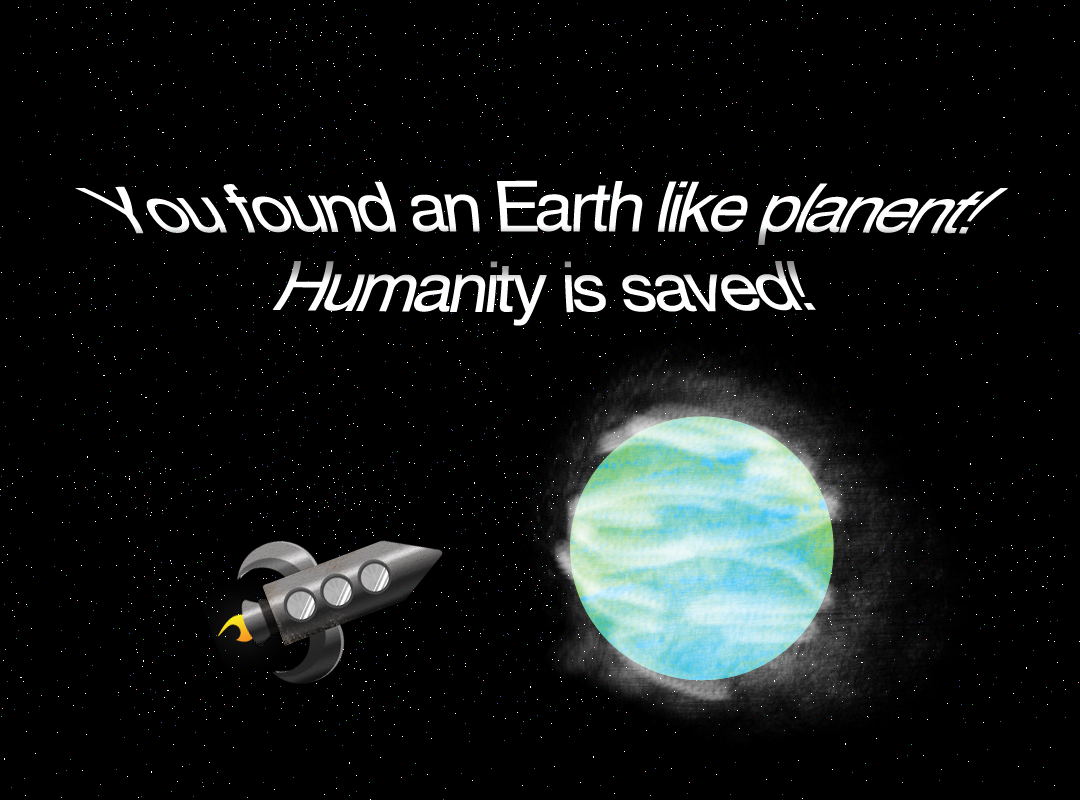
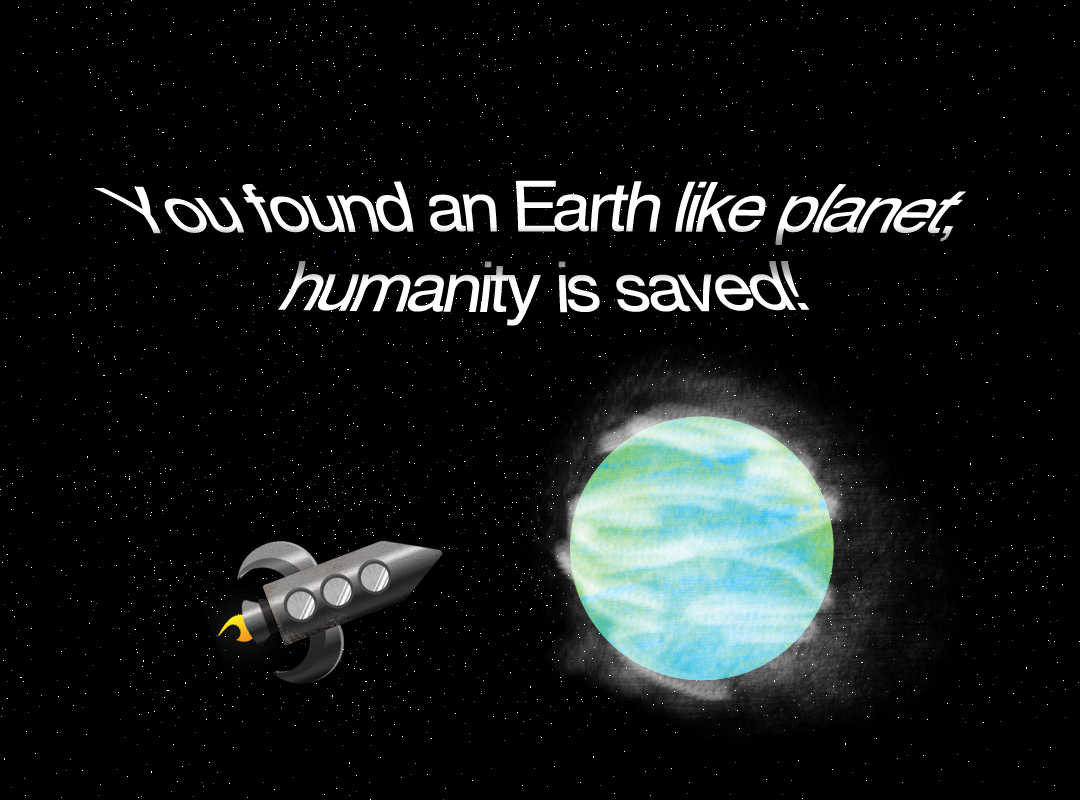
Comparing the layer stacks of the two 1080 × 800 images. Changes:
renamed "You found an Earth like planent! Humanity is saved!" to "You found an Earth like planet, humanity is saved!", painted on it over [75, 180, 1009, 326]
